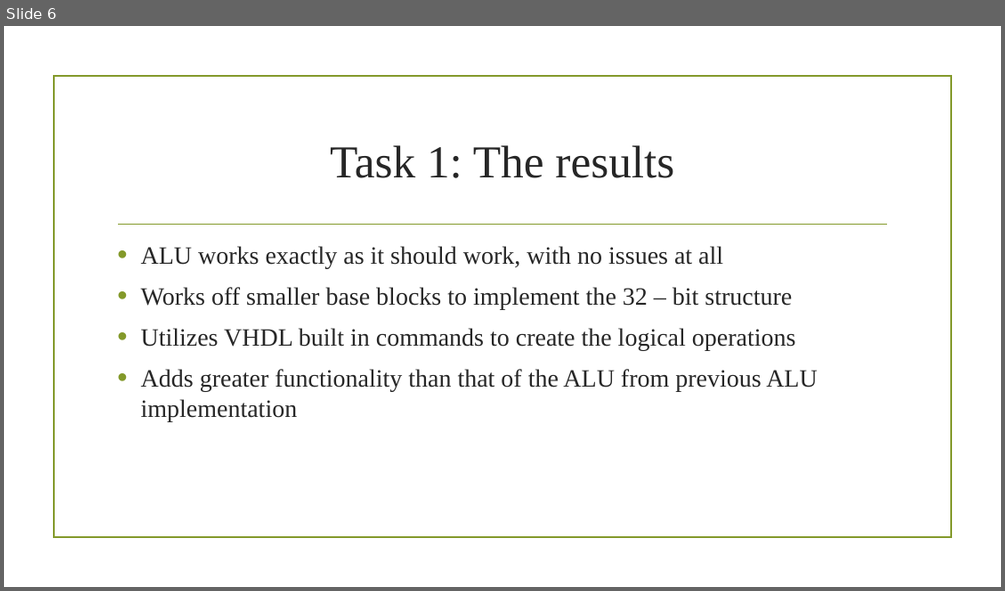
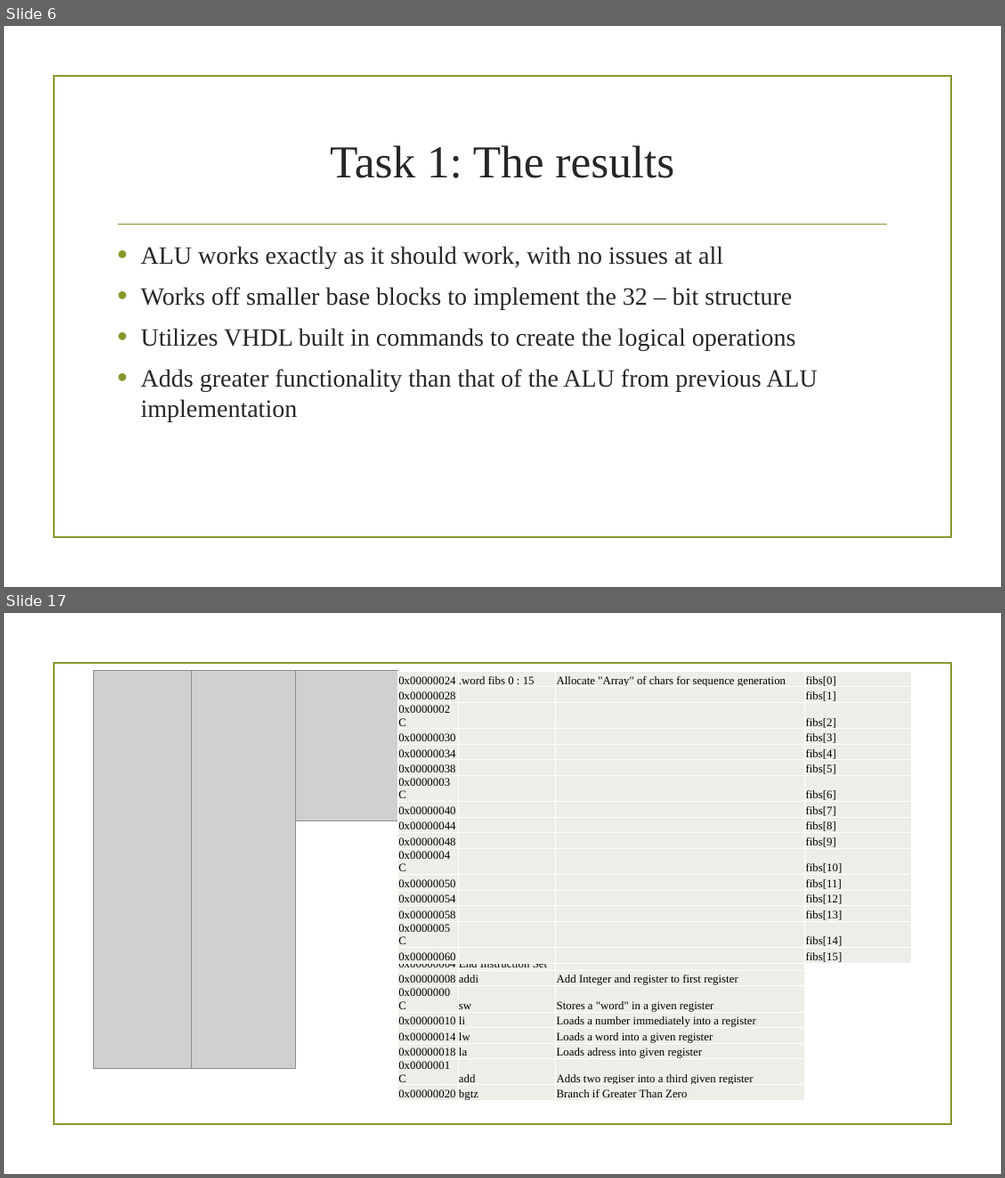
Before and after one commit to Astalidan/LiProject, a slide deck: Documentation/Li_Project_PowerPoint.pptx. Shown one above the other, each under a label of ours: slide 6 before the commit, slides 6 and 17 after it; the slides between them are not shown. The pictures are 1005x591 and 1005x1178 pixels, drawn with LibreOffice and Linux fonts; fonts in the diff are those of the drawing; grey boxes stand for pictures; background and template pictures are left out. Boxes give left, top, right and bottom in pixels: in the first picture for what was removed or moved away, otherwise in the second. Text is boxed around its words. In the diff, an @@ line names an element or a change of style, - is before the commit and + after.

```diff
--- a/Documentation/Li_Project_PowerPoint.pptx
+++ b/Documentation/Li_Project_PowerPoint.pptx
@@ slide 17 added at [4,613,1001,1174], background picture (left out); not listed: 2 template elements that a slide beside it also shows @@
@@ picture added at [93,670,191,1068] @@
@@ picture added at [192,670,297,1068] @@
@@ picture added at [296,670,397,821] @@
@@ table added at [398,672,913,965], 16 rows, 4 columns @@
+0x00000024 | .word fibs 0 : 15 | Allocate "Array" of chars for sequence generation | fibs[0]
+0x00000028 |  |  | fibs[1]
+0x0000002C |  |  | fibs[2]
+0x00000030 |  |  | fibs[3]
+0x00000034 |  |  | fibs[4]
+0x00000038 |  |  | fibs[5]
+0x0000003C |  |  | fibs[6]
+0x00000040 |  |  | fibs[7]
+0x00000044 |  |  | fibs[8]
+0x00000048 |  |  | fibs[9]
+0x0000004C |  |  | fibs[10]
+0x00000050 |  |  | fibs[11]
+0x00000054 |  |  | fibs[12]
+0x00000058 |  |  | fibs[13]
+0x0000005C |  |  | fibs[14]
+0x00000060 |  |  | fibs[15]
@@ table added at [398,924,806,1103], 10 rows, 3 columns @@
+Address | Instruction | Comment
+0x00000000 | Zero Register | Zero out registers
+0x00000004 | End Instruction Set | 
+0x00000008 | addi | Add Integer and register to first register
+0x0000000C | sw | Stores a "word" in a given register
+0x00000010 | li | Loads a number immediately into a register
+0x00000014 | lw | Loads a word into a given register
+0x00000018 | la | Loads adress into given register
+0x0000001C | add | Adds two regiser into a third given register
+0x00000020 | bgtz | Branch if Greater Than Zero
```
Also in this commit, not shown: 13 other slides added.
